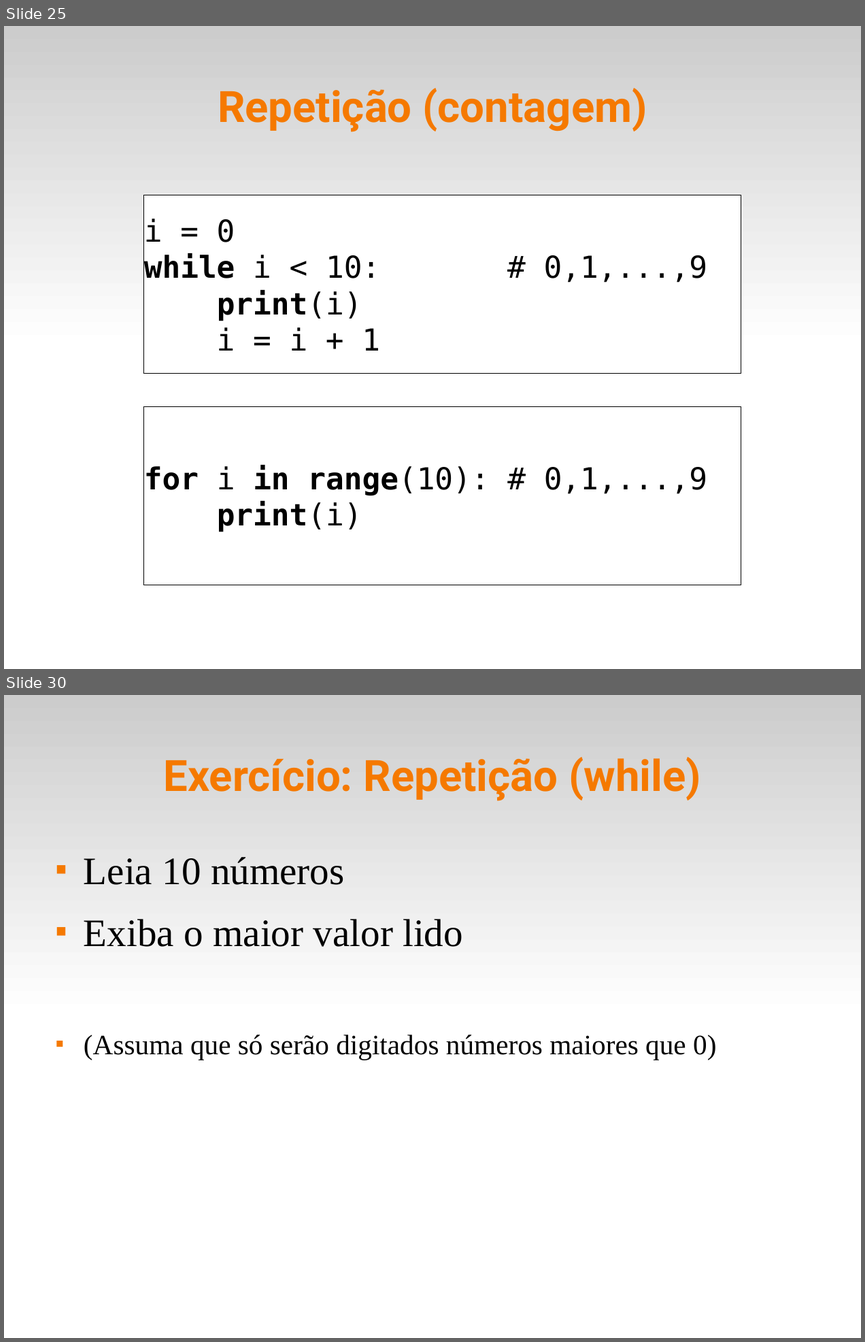
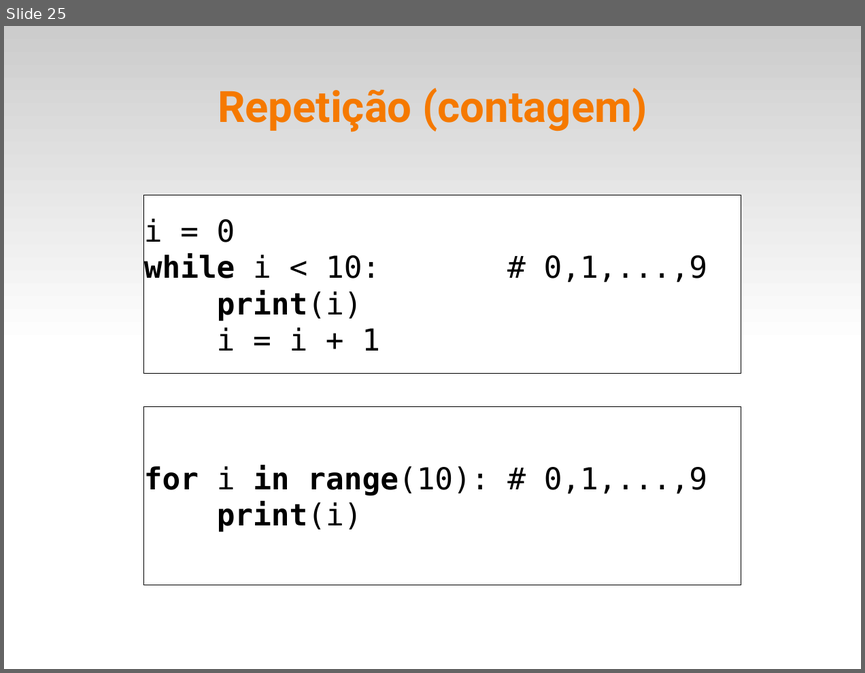
Before and after one commit to fsantanna-uerj/IPD, a slide deck: slides/ipd-03.odp. Shown one above the other, each under a label of ours: slides 25 and 30 before the commit, slide 25 after it; the slides between them are not shown. The pictures are 865x1342 and 865x673 pixels, drawn with LibreOffice and Linux fonts; fonts in the diff are those of the drawing. Boxes give left, top, right and bottom in pixels: in the first picture for what was removed or moved away, otherwise in the second. Text is boxed around its words. In the diff, an @@ line names an element or a change of style, - is before the commit and + after.

```diff
--- a/slides/ipd-03.odp
+++ b/slides/ipd-03.odp
@@ slide 30 removed at [4, 695, 861, 1338], background #FFFFFF; not listed: 1 template element that a slide beside it also shows @@
@@ title removed at [164, 757, 701, 801] @@
-Exercício: Repetição (while)
@@ freeform shape removed at [71, 849, 71, 849] @@
@@ text removed at [84, 857, 716, 1059] @@
-■ Leia 10 números
-■ Exiba o maior valor lido
-■ (Assuma que só serão digitados números maiores que 0)
```
Also in this commit, not shown: 10 slides changed, 3 other slides removed, 7 other files.
